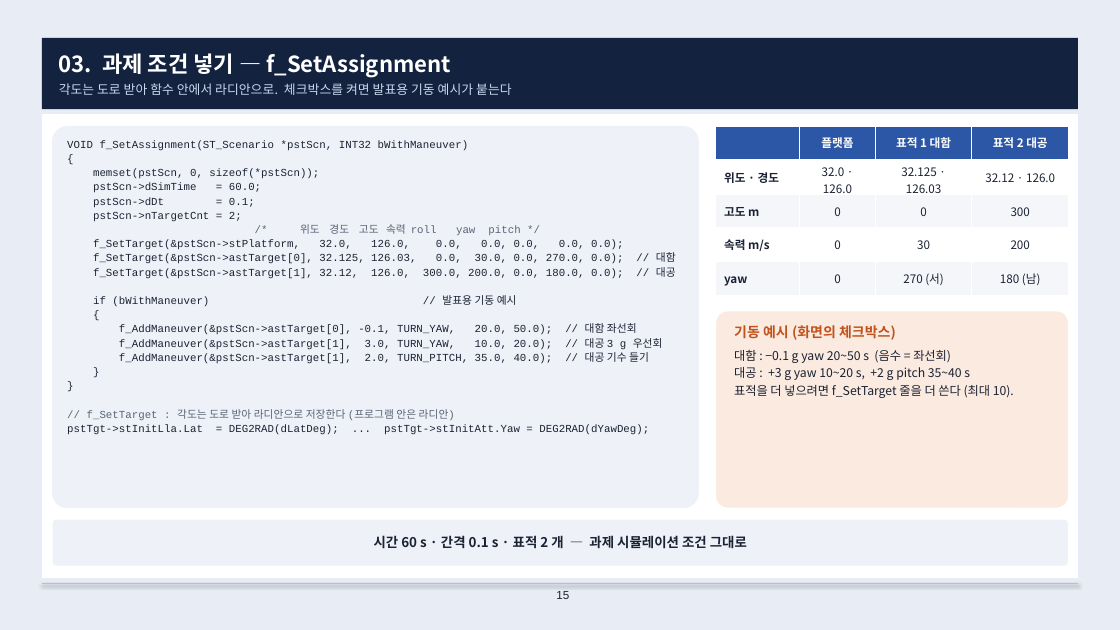
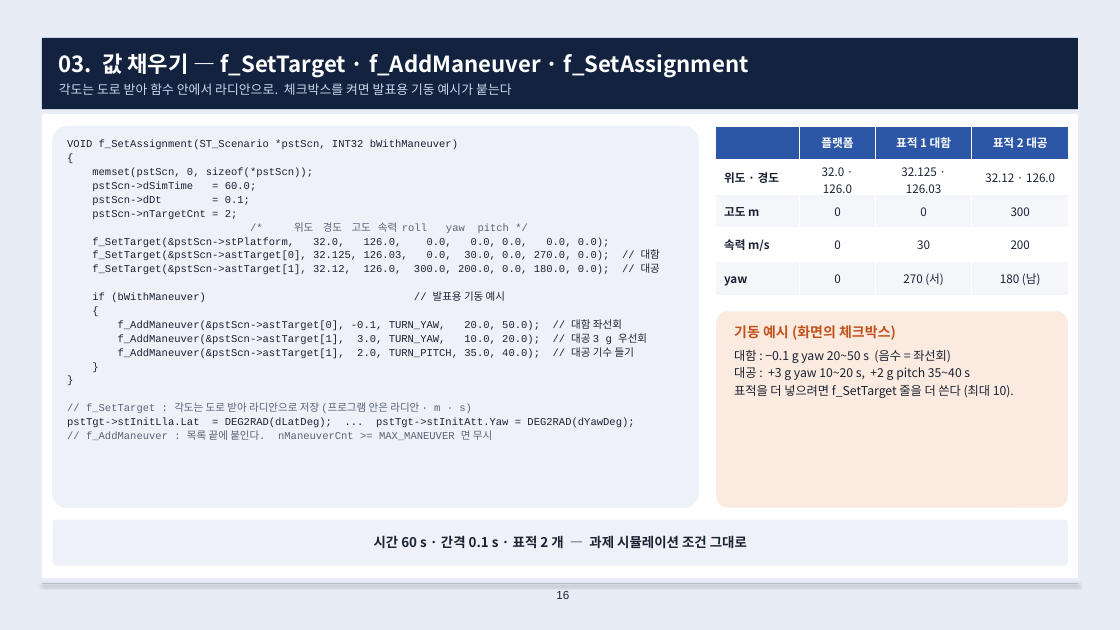
Before and after one commit to harley-hwan/radar-sw-study, a slide deck: slide 16 of Part3_TargetSim/ref/산출물/Chapter3_target_simulation.pptx (slide 15 before the commit). Drawn at 1120x630 pixels with LibreOffice and Linux fonts; fonts in the diff are those of the drawing. Boxes give left, top, right and bottom in pixels: in the first picture for what was removed or moved away, otherwise in the second. Text is boxed around its words. In the diff, an @@ line names an element or a change of style, - is before the commit and + after.

```diff
--- a/Part3_TargetSim/ref/산출물/Chapter3_target_simulation.pptx
+++ b/Part3_TargetSim/ref/산출물/Chapter3_target_simulation.pptx
@@ text at <box>59,53,749,78</box>: text changed @@
-03. 과제 조건 넣기 — f_SetAssignment
+03. 값 채우기 — f_SetTarget · f_AddManeuver · f_SetAssignment
@@ text at <box>67,140,634,427</box>: size 9.2 to 9 pt in "VOID f_SetAssignment(ST_Scenario *pstScn, INT32 bWithManeuve ...", "{", "memset(pstScn, 0, sizeof(*pstScn));", "pstScn->dSimTime = 60.0;" and 14 more places; line spacing 12.2pt to 11.9pt @@
@@ text at <box>86,402,472,413</box>: text changed; size 9.2 to 9 pt @@
-// f_SetTarget : 각도는 도로 받아 라디안으로 저장한다 (프로그램 안은 라디안)
+// f_SetTarget : 각도는 도로 받아 라디안으로 저장 (프로그램 안은 라디안 · m · s)
@@ text at <box>86,430,492,440</box>: paragraph added @@
+// f_AddManeuver : 목록 끝에 붙인다. nManeuverCnt >= MAX_MANEUVER 면 무시
```
Also in this commit, not shown: 19 other slides changed, 9 slides added, 7 slides removed, 9 other files.
